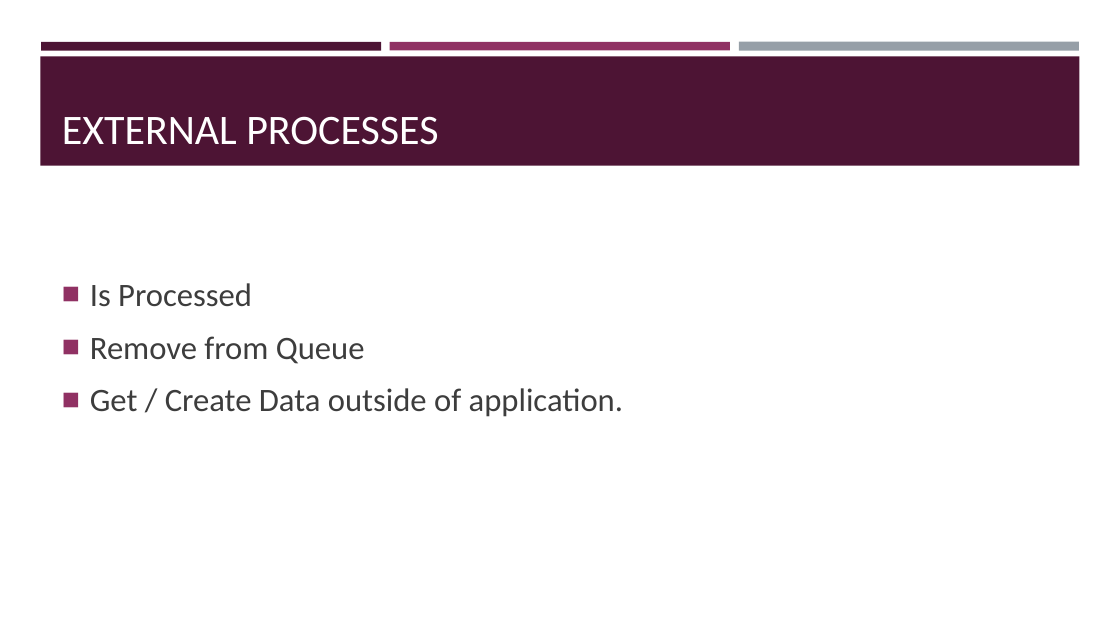
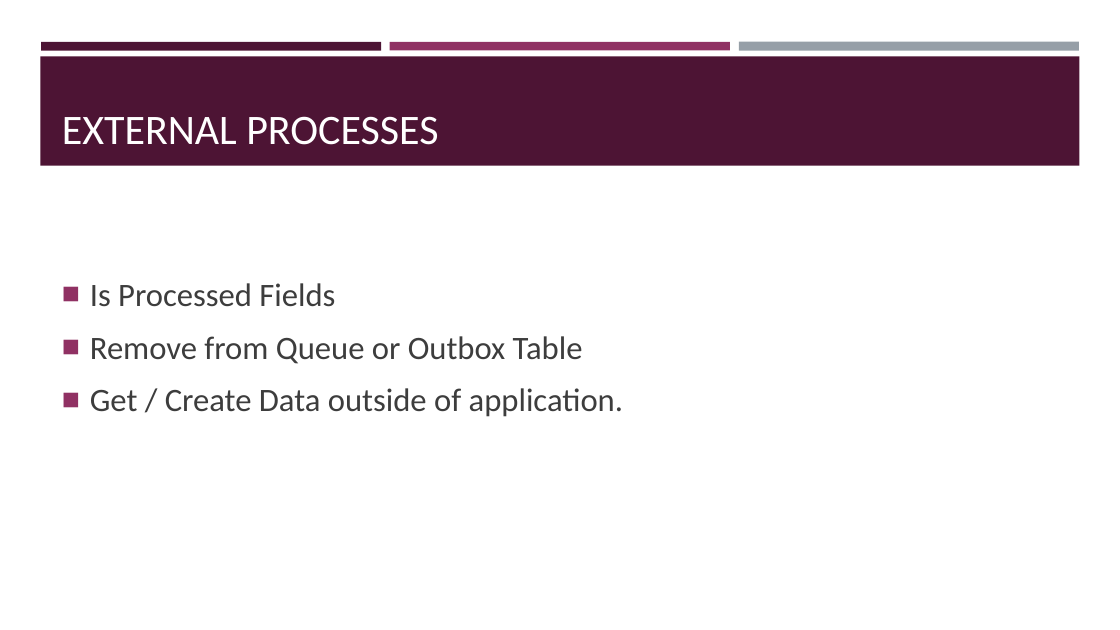
Before and after one commit to zaudtke/Presentations, a slide deck: slide 41 of embracesql/empbracesql.pptx (slide 38 before the commit). Drawn at 1120x630 pixels with LibreOffice and Linux fonts; fonts in the diff are those of the drawing. Boxes give left, top, right and bottom in pixels: in the first picture for what was removed or moved away, otherwise in the second. Text is boxed around its words. In the diff, an @@ line names an element or a change of style, - is before the commit and + after.

```diff
--- a/embracesql/empbracesql.pptx
+++ b/embracesql/empbracesql.pptx
@@ text at box(90, 283, 583, 364): text changed @@
-■ Is Processed
-■ Remove from Queue
+■ Is Processed Fields
+■ Remove from Queue or Outbox Table
```
Also in this commit, not shown: 15 other slides changed, 6 slides added, 1 slide removed, 1 other file.
